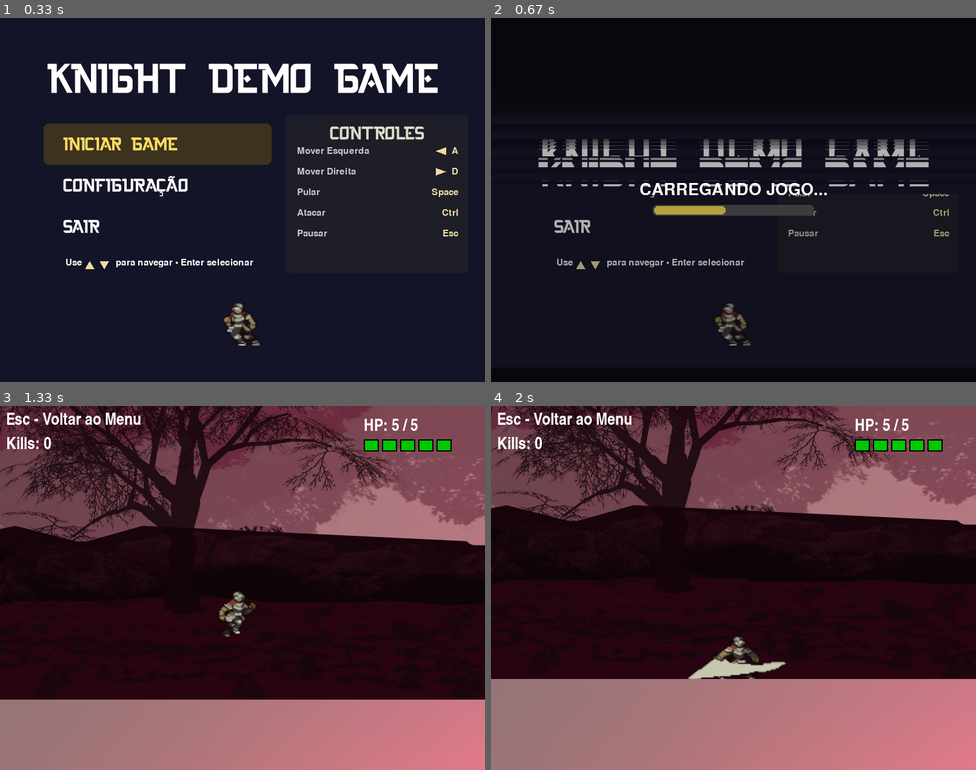
Above: before the commit, frames 1-4 (two rows, left to right).
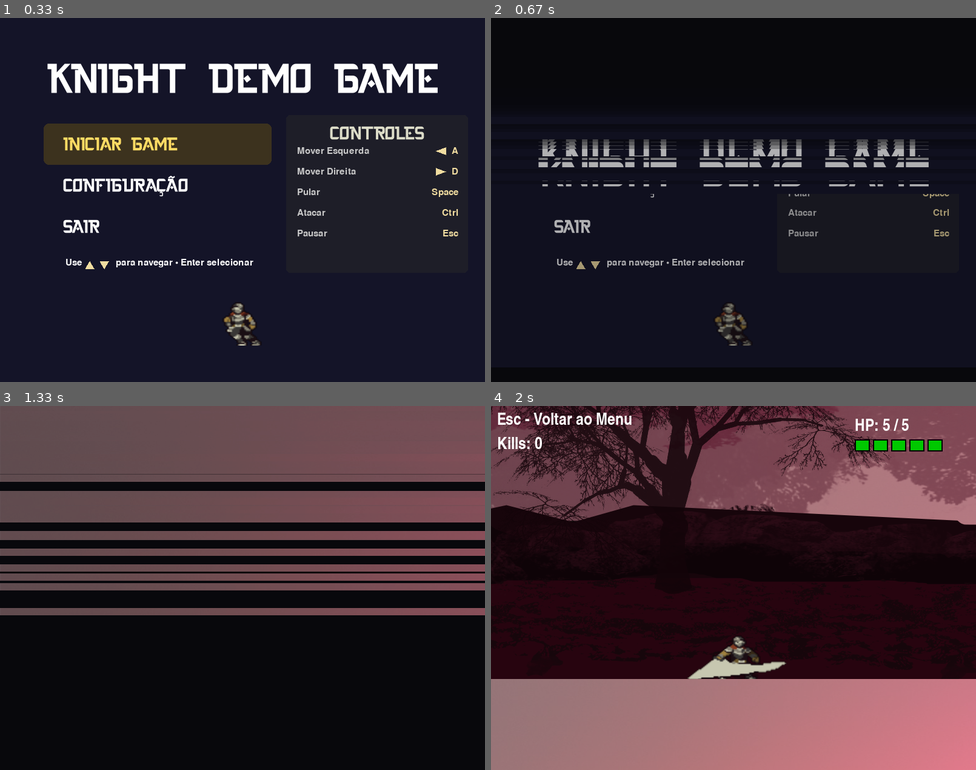
Above: after the commit, the same moments.

Repository: juniodevs/PyGameProject
Game: pygame game, started from src/main.py
The game is run twice, just before and just after one commit, with the same random seed, the same clock (stepped at 60 frames per second) and the same inputs.
Inputs:
- Up to frame 1 (0.33 s): no input
- Up to frame 2 (0.67 s): tap Enter at 0.33 s
- Up to frame 3 (1.33 s): hold Up 0.67-1.13 s
- Up to frame 4 (2 s): tap Ctrl at 1.67 s

Frame 1 is identical in both runs. In frame 2, 1.6% of the frame differs, in the area x 30-70%, y 45-55%; in frame 3, 69%, in the area x 0-100%, y 0-100%; in frame 4, nothing differs.

Commit message:
Refactor LoadScreen class to enhance scene transition logic and improve entry phase handling; update MainMenu class by removing unnecessary docstring from _draw_arrow_icon method

Diff:
--- a/src/game/scenes/load_screen.py
+++ b/src/game/scenes/load_screen.py
@@ -3,23 +3,37 @@
 import math
 import random
 
+
 class LoadScreen:
-    def __init__(self, app, target, message='CARREGANDO...', duration_ms=800, prev_surface=None):
+    """Transition scene that first melts the previous screen (exit) and then
+    assembles the next scene (entry) by animating horizontal bands into place.
+
+    Usage: LoadScreen(app, target, prev_surface=prev, duration_ms=800, entry_duration_ms=600)
+    """
+
+    def __init__(self, app, target, message='CARREGANDO...', duration_ms=800, prev_surface=None, entry_duration_ms=600):
         self.app = app
         self.screen = app.screen
         self.target = target
         self.message = message
         self.duration_ms = int(duration_ms)
+        self.entry_duration_ms = int(entry_duration_ms)
         self.prev_surface = prev_surface
 
         self.start = pygame.time.get_ticks()
+        self.entry_start = None
         self.done = False
 
         self.min_visible_ms = 300
 
         self._bands = 48
-        self._rand = [1.0 + (random.uniform(-0.35, 0.35)) for _ in range(self._bands)]
+        self._rand = [1.0 + random.uniform(-0.35, 0.35) for _ in range(self._bands)]
         self._max_offset = None
+
+        # phases: 'exit' (melt prev_surface) -> 'entry' (assemble target)
+        self.phase = 'exit'
+        self._entry_surface = None
+        self._target_scene = None
 
     def handle_event(self, event):
         if event.type == pygame.QUIT:
@@ -27,30 +41,109 @@
 
     def update(self):
         now = pygame.time.get_ticks()
-        elapsed = now - self.start
-        if elapsed >= max(self.duration_ms, self.min_visible_ms):
 
-            try:
+        if self.phase == 'exit':
+            elapsed = now - self.start
+            if elapsed >= max(self.duration_ms, self.min_visible_ms):
+                # prepare entry: instantiate target scene and render it offscreen
+                sw, sh = self.screen.get_size()
+                try:
+                    if callable(self.target):
+                        new_scene = self.target(self.app)
+                    else:
+                        # if target is not callable, just hand over control
+                        self.app.change_scene(self.target)
+                        self.done = True
+                        return
 
-                if callable(self.target) and getattr(self.target, '__name__', '').startswith('<lambda'):
+                    surf = pygame.Surface((sw, sh))
+                    try:
+                        # ask the scene to render itself into the offscreen surface
+                        new_scene.render(surf)
+                    except Exception:
+                        # rendering may fail if scene expects updates; ignore
+                        pass
 
-                    new_scene = self.target(self.app)
-                    self.app.current_scene = new_scene
-                else:
-                    self.app.change_scene(self.target)
-            except Exception:
+                    self._entry_surface = surf
+                    self._target_scene = new_scene
+                    self.phase = 'entry'
+                    self.entry_start = pygame.time.get_ticks()
+                except Exception:
+                    try:
+                        self.app.change_scene(self.target)
+                    except Exception:
+                        pass
+                    self.done = True
+
+        elif self.phase == 'entry':
+            if self.entry_start is None:
+                self.entry_start = pygame.time.get_ticks()
+            if now - self.entry_start >= max(self.entry_duration_ms, 100):
+                # activate prepared scene
                 try:
-                    self.app.change_scene(self.target)
+                    self.app.current_scene = self._target_scene
                 except Exception:
-                    pass
-            self.done = True
+                    try:
+                        self.app.change_scene(self._target_scene.__class__)
+                    except Exception:
+                        pass
+                self.done = True
 
     def render(self, screen):
         sw, sh = screen.get_size()
 
-        if self.prev_surface is not None:
-            try:
-                prev = self.prev_surface
+        if self.phase == 'exit':
+            # draw melt of previous surface
+            if self.prev_surface is not None:
+                try:
+                    prev = self.prev_surface
+                    if prev.get_size() != (sw, sh):
+                        prev = pygame.transform.smoothscale(prev, (sw, sh))
+
+                    if self._max_offset is None:
+                        self._max_offset = int(sh * 0.45)
+
+                    now = pygame.time.get_ticks()
+                    elapsed = now - self.start
+                    t = min(1.0, float(elapsed) / max(1, self.duration_ms))
+
+                    band_h = max(1, sh // self._bands)
+
+                    for i in range(self._bands):
+                        y = i * band_h
+                        h = band_h
+                        if y + h > sh:
+                            h = sh - y
+                        if h <= 0:
+                            continue
+
+                        band_start = float(i) / max(1, self._bands) * 0.9
+                        local_t = max(0.0, (t - band_start) / (1.0 - band_start)) if t > band_start else 0.0
+
+                        ease = 1.0 - pow(1.0 - local_t, 3)
+
+                        offset = int(ease * self._max_offset * self._rand[i])
+
+                        try:
+                            src_rect = pygame.Rect(0, y, sw, h)
+                            band_surf = prev.subsurface(src_rect).copy()
+                            screen.blit(band_surf, (0, y + offset))
+                        except Exception:
+                            screen.blit(prev, (0, 0))
+                            break
+
+                    overlay = pygame.Surface((sw, sh), pygame.SRCALPHA)
+                    overlay.fill((8, 8, 12, int(180 * t)))
+                    screen.blit(overlay, (0, 0))
+                except Exception:
+                    screen.fill((8, 8, 12))
+            else:
+                screen.fill((8, 8, 12))
+
+        elif self.phase == 'entry':
+            # draw assembly of target surface (bands move from above into place)
+            if self._entry_surface is not None:
+                prev = self._entry_surface
                 if prev.get_size() != (sw, sh):
                     prev = pygame.transform.smoothscale(prev, (sw, sh))
 
@@ -58,8 +151,8 @@
                     self._max_offset = int(sh * 0.45)
 
                 now = pygame.time.get_ticks()
-                elapsed = now - self.start
-                t = min(1.0, float(elapsed) / max(1, self.duration_ms))
+                elapsed = now - (self.entry_start or now)
+                t = min(1.0, float(elapsed) / max(1, self.entry_duration_ms))
 
                 band_h = max(1, sh // self._bands)
 
@@ -71,44 +164,25 @@
                     if h <= 0:
                         continue
 
+                    # band start stagger so top bands finalize first (reverse of melt)
                     band_start = float(i) / max(1, self._bands) * 0.9
                     local_t = max(0.0, (t - band_start) / (1.0 - band_start)) if t > band_start else 0.0
+                    ease = pow(local_t, 0.6)
 
-                    ease = 1.0 - pow(1.0 - local_t, 3)
-
-                    offset = int(ease * self._max_offset * self._rand[i])
+                    # offset goes from -max_offset*rand -> 0
+                    offset = int((1.0 - ease) * (-self._max_offset * self._rand[i]))
 
                     try:
                         src_rect = pygame.Rect(0, y, sw, h)
                         band_surf = prev.subsurface(src_rect).copy()
                         screen.blit(band_surf, (0, y + offset))
                     except Exception:
-
                         screen.blit(prev, (0, 0))
                         break
 
+                # overlay fades out as assembly completes
                 overlay = pygame.Surface((sw, sh), pygame.SRCALPHA)
-                overlay.fill((8, 8, 12, int(180 * t)))
+                overlay.fill((8, 8, 12, int(180 * (1.0 - t))))
                 screen.blit(overlay, (0, 0))
-            except Exception:
+            else:
                 screen.fill((8, 8, 12))
-        else:
-            screen.fill((8, 8, 12))
-
-        try:
-            font = pygame.font.SysFont(None, 40)
-        except Exception:
-            font = pygame.font.SysFont(None, 28)
-
-        msg = font.render(self.message, True, (255, 255, 255))
-        screen.blit(msg, (sw // 2 - msg.get_width() // 2, sh // 2 - 30))
-
-        now = pygame.time.get_ticks()
-        elapsed = now - self.start
-        t_bar = min(1.0, float(elapsed) / max(1, self.duration_ms))
-        bar_w = sw // 3
-        bar_h = 18
-        bx = sw // 2 - bar_w // 2
-        by = sh // 2 + 8
-        pygame.draw.rect(screen, (60, 60, 60), (bx, by, bar_w, bar_h), border_radius=6)
-        pygame.draw.rect(screen, (180, 160, 60), (bx + 2, by + 2, int((bar_w - 4) * t_bar), bar_h - 4), border_radius=6)
--- a/src/game/scenes/main_menu.py
+++ b/src/game/scenes/main_menu.py
@@ -252,10 +252,6 @@
             self.config_overlay.render(screen)
 
     def _draw_arrow_icon(self, screen, x, y, direction, color=(240, 220, 160)):
-        """Draw a small triangular arrow icon at (x,y). direction in ('left','right','up','down').
-
-        x,y are the top-left of an area approx 18x18 where the icon will be drawn.
-        """
         w = 18
         h = 18
         center_y = y + h // 2
